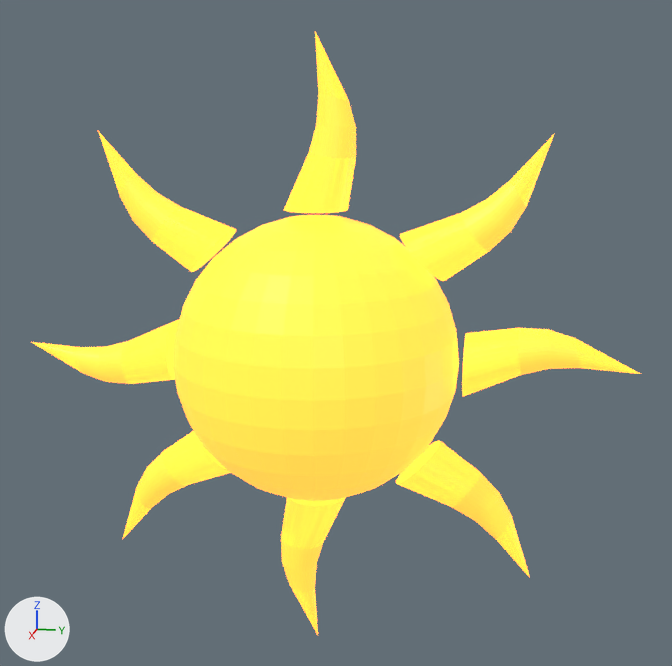
A saved change to the Blender file 빛관련/blender/해.blend.
Rendered twice from a 50 mm camera at (6.21, 1.38, 1.73) aimed at (-0.07, 0.13, 0.16). Every picture has the same lights, and +X, +Y and +Z are marked at lower left.
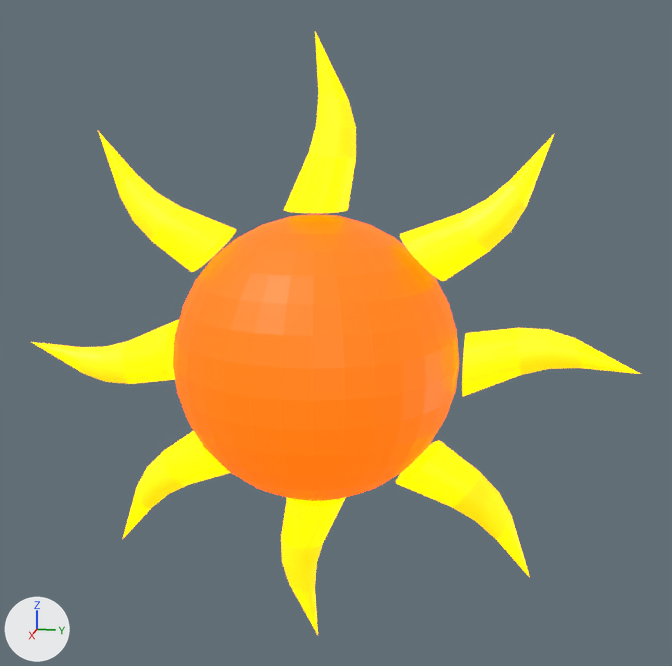
Location of each change, (x1, y1, x2, y2) in pixels of the pictures (672 x 666 px):
```json
{"object": "Sphere", "change": "recoloured", "before": [173, 215, 459, 501], "after": [173, 215, 459, 501], "on screen": "yellow to orange"}
{"object": "Cone.001", "change": "recoloured", "before": [32, 32, 640, 635], "after": [32, 32, 640, 635]}
```

Edits to the scene script, one JSON object a line:
```json
{"op": "add", "block": "mat_sun_flower", "code": ["mat_sun_flower = principled_material('Sun_flower')", "mat_sun_flower.base_color = (1.0, 0.604, 0.0)  # yellow #ffcc00", "mat_sun_flower.emission_color = (1.0, 0.604, 0.0)  # yellow #ffcc00", "mat_sun_flower.emission_strength = 1.0"]}
{"op": "add", "block": "mat_sun_main", "code": ["mat_sun_main = principled_material('Sun_main')", "mat_sun_main.base_color = (1.0, 0.0802, 0.0)  # orange #ff5000", "mat_sun_main.emission_color = (1.0, 0.0802, 0.0)  # orange #ff5000", "mat_sun_main.emission_strength = 2.0"]}
{"block": "me_sphere", "where": "me_sphere.from_pydata(...)  # 482 vertices, 512 faces; spans x -1.0..1.0, y -1.0..1.0, z -1.0..1.0"}
{"op": "remove", "block": "me_sphere", "code": "me_sphere.materials.append(mat_sun)  # yellow #ffcc00"}
{"op": "add", "block": "me_sphere", "code": "me_sphere.materials.append(mat_sun_main)  # orange #ff5000"}
{"block": "me_cone_001", "where": "me_cone_001.from_pydata(...)  # 1992 vertices, 2064 faces; spans x -0.9..0.9, y -8.8..8.8, z -4.4..4.4"}
{"op": "remove", "block": "me_cone_001", "code": "me_cone_001.materials.append(mat_sun)  # yellow #ffcc00"}
{"op": "add", "block": "me_cone_001", "code": "me_cone_001.materials.append(mat_sun_flower)  # yellow #ffcc00"}
```
